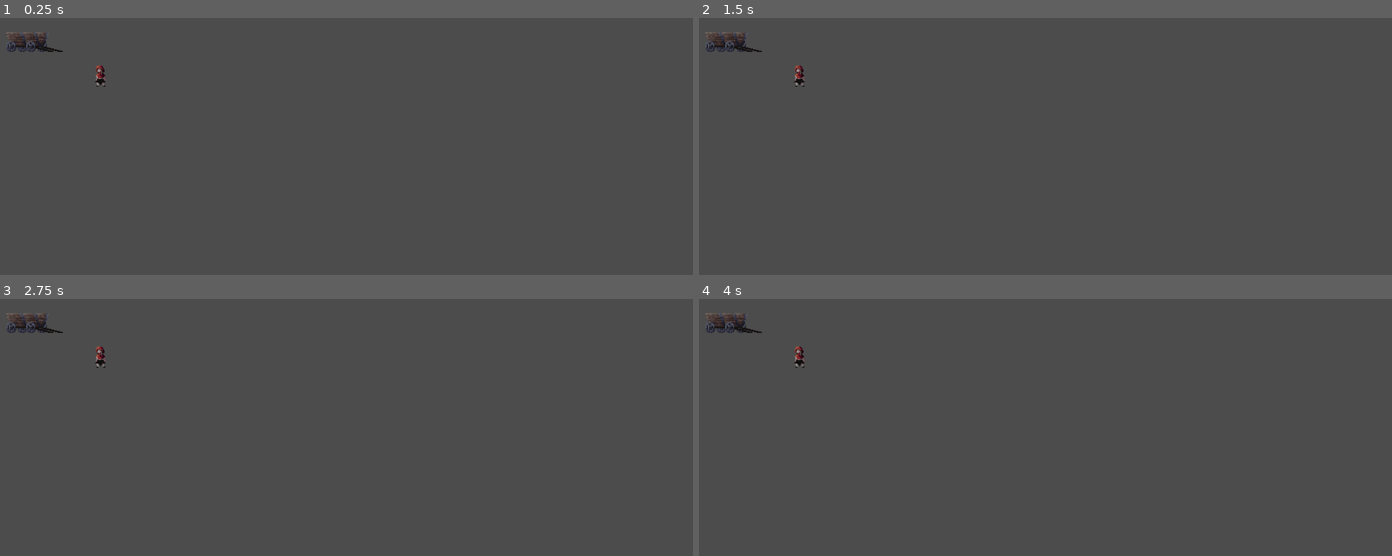
Above: before the commit, frames 1-4 (two rows, left to right).
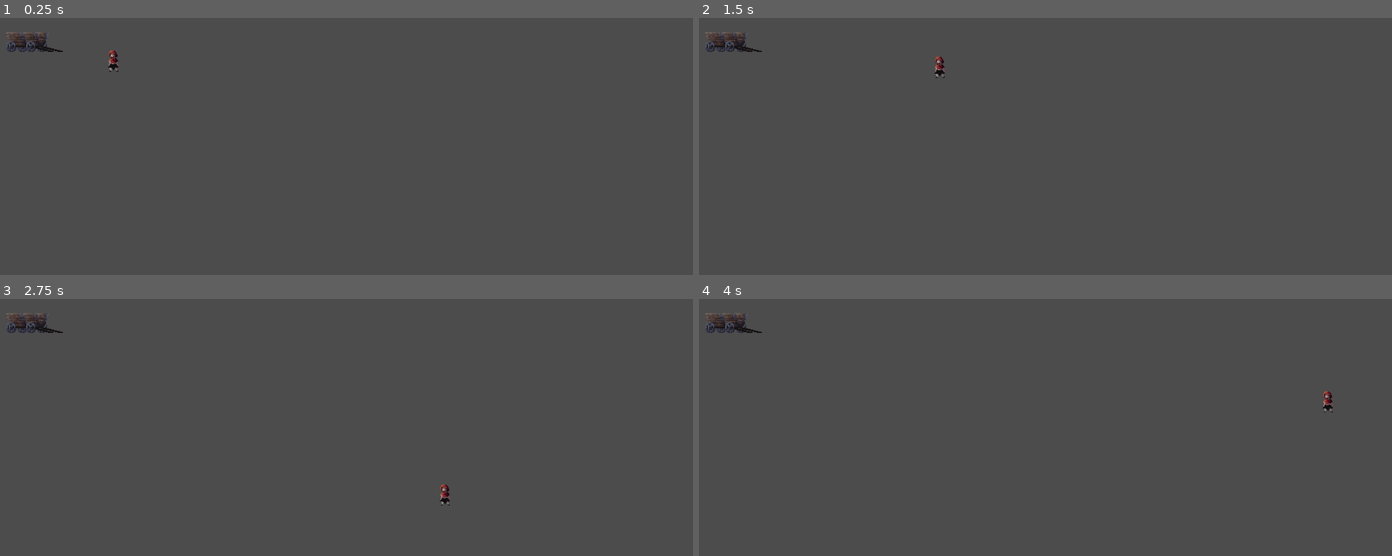
Above: after the commit, the same moments.

Repository: 2BytesGoat/godot-games
Game: Godot game, scene res://World.tscn
Same seed, same stepped clock (60 frames per second), same inputs: the game is played once before the commit and once after it.
Inputs:
- Up to frame 1 (0.25 s): no input
- Up to frame 2 (1.5 s): tap Enter at 0.5 s; hold Right (ui_right) 0.53-1.28 s; hold Down (ui_down) from 1.28 s (still down)
- Up to frame 3 (2.75 s): release Down (ui_down) at 2.03 s; hold Right (ui_right) from 2.03 s (still down)
- Up to frame 4 (4 s): tap Space at 2.75 s; release Right (ui_right) at 2.78 s; hold Up (ui_up) 2.78-3.53 s; hold Left (ui_left) from 3.53 s (still down)

The runs differ from the first frame. In frame 1, 0.2% of the frame differs, in the area x 13-18%, y 12-27%; in frame 2, 0.2%, in the area x 13-36%, y 14-27%; in frame 3, 0.2%; in frame 4, 0.2%.

Commit message:
Add player movement

Diff:
--- /dev/null
+++ b/yaga-copy/Player/Player.gd
@@ -0,0 +1,23 @@
+extends KinematicBody2D
+
+const MAX_SPEED = 300
+const ACCELERATION = 450
+const FRICTION = 1250
+
+var velocity = Vector2.ZERO
+
+func _physics_process(delta):
+	var input_vector = Vector2.ZERO
+	input_vector.x = Input.get_action_strength("ui_right") - \
+				Input.get_action_strength("ui_left")
+	input_vector.y = Input.get_action_strength("ui_down") - \
+				Input.get_action_strength("ui_up")
+	input_vector = input_vector.normalized()
+
+	if input_vector != Vector2.ZERO:
+		velocity += input_vector * ACCELERATION * delta
+		velocity = velocity.clamped(MAX_SPEED)
+	else:
+		velocity = velocity.move_toward(Vector2.ZERO, FRICTION * delta)
+
+	move_and_collide(velocity * delta)
--- a/yaga-copy/World.tscn
+++ b/yaga-copy/World.tscn
@@ -1,7 +1,8 @@
-[gd_scene load_steps=3 format=2]
+[gd_scene load_steps=4 format=2]
 
 [ext_resource path="res://Objects/Assets/spr_Props.png" type="Texture" id=1]
 [ext_resource path="res://Player/Assets/red hood itch free Copy-Sheet.png" type="Texture" id=2]
+[ext_resource path="res://Player/Player.gd" type="Script" id=3]
 
 [node name="World" type="Node2D"]
 __meta__ = {
@@ -14,8 +15,11 @@
 region_enabled = true
 region_rect = Rect2( 10, 50, 100, 50 )
 
-[node name="Player" type="Sprite" parent="."]
-position = Vector2( 152.141, 70.571 )
+[node name="Player" type="KinematicBody2D" parent="."]
+script = ExtResource( 3 )
+
+[node name="Sprite" type="Sprite" parent="Player"]
+position = Vector2( 171.245, 48.0964 )
 texture = ExtResource( 2 )
 vframes = 11
 hframes = 12
